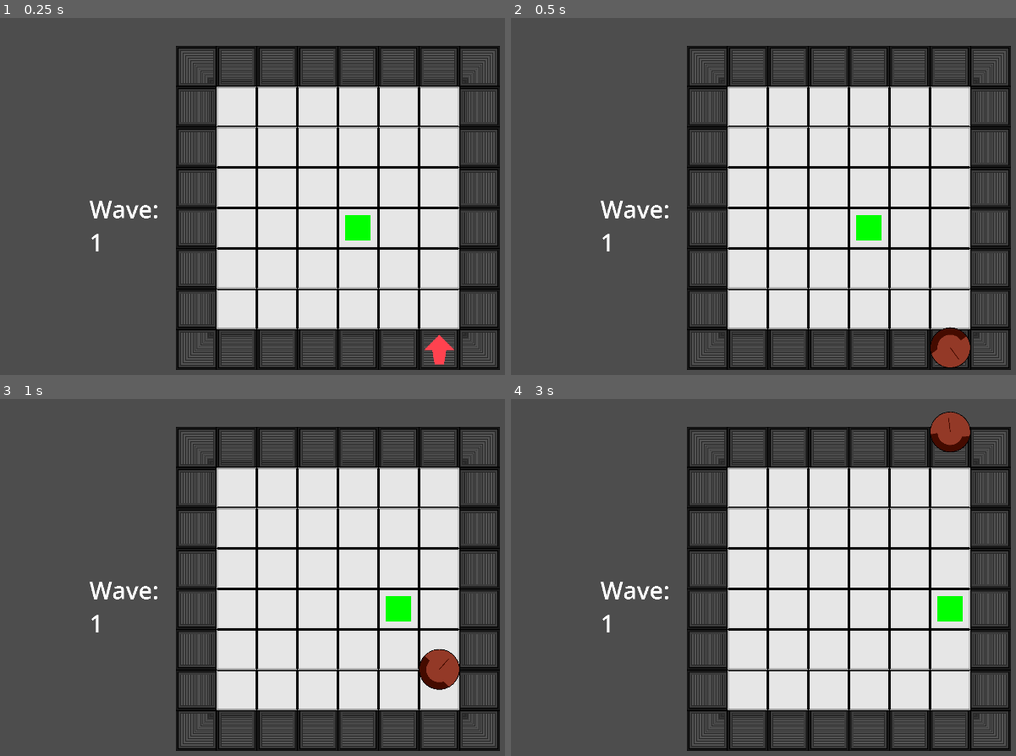
Above: before the commit, frames 1-4 (two rows, left to right).
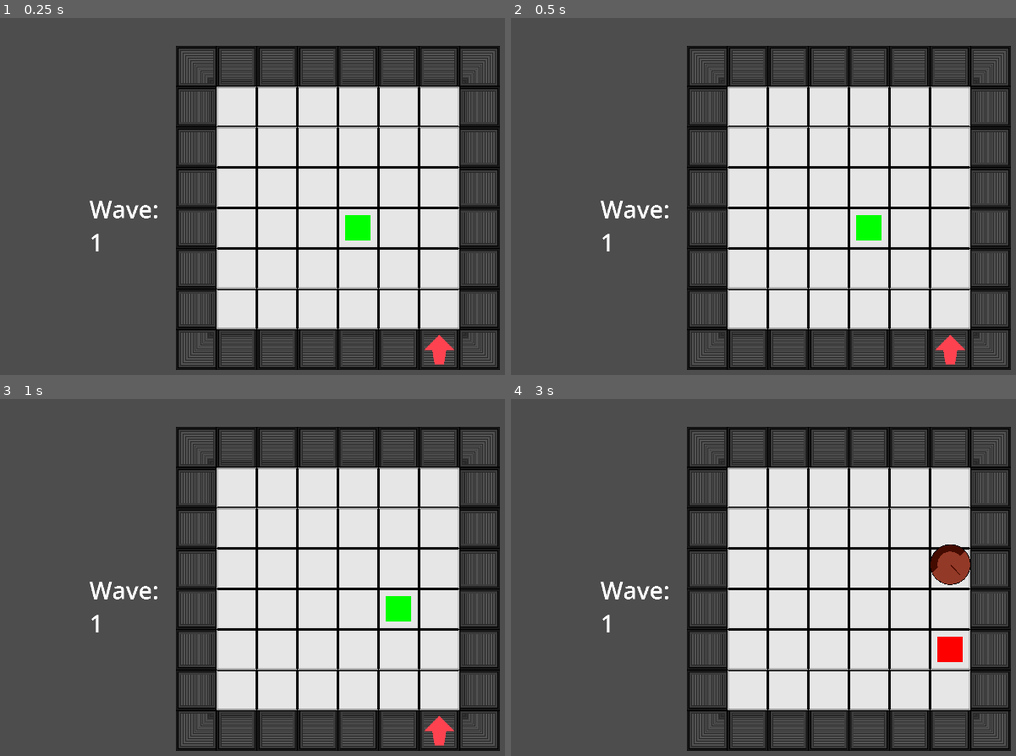
Above: after the commit, the same moments.

Repository: fantasticyeyplustiger/go-go-go
Game: Godot game, scene res://Levels/testing_level.tscn
The game is run twice, just before and just after one commit, with the same random seed, the same clock (stepped at 60 frames per second) and the same inputs. Sound files missing from this copy of the repository are replaced by a short silence.
Inputs:
- Up to frame 1 (0.25 s): no input
- Up to frame 2 (0.5 s): no input
- Up to frame 3 (1 s): hold D (right) from 0.53 s (still down)
- Up to frame 4 (3 s): release D (right) at 1.28 s; hold S (down) 1.28-2.03 s; hold D (right) 2.03-2.78 s; hold W (up) from 2.78 s (still down)

Frame 1 is identical in both runs. In frame 2, 0.7% of the frame differs, in the area x 83-91%, y 86-98%; in frame 3, 1.0%; in frame 4, 2.2%, in the area x 83-91%, y 3-74%.

Commit message:
small changes and documentation

Diff:
--- a/GoGoGo!/Levels/LevelScript.gd
+++ b/GoGoGo!/Levels/LevelScript.gd
@@ -22,22 +22,34 @@
 var spawn_left_or_right : Array[int] = [0, 0, 0, 0, 0, 0]
 var spawn_up_or_down : Array[int] = [0, 0, 0, 0, 0, 0]
 
-
+'''
+-- READY --
+- initializes some values
+'''
 func _ready():
-	bpm/=4
-	beatLength = (60/bpm)*1000
-	pass
-
+	bpm /= 4
+	beatLength = (60/bpm) * 1000
+
+'''
+-- PHYSICS PROCESS --
+- starts music, starts the wave, and attacks the player at a set BPM
+'''
 func _physics_process(_delta):
 	if start_music:
 		audio.play()
 		start_music = false
+
 	var songMilliseconds = audio.get_playback_position()*1000
-	if(songMilliseconds>nextBeat):
+
+	if(songMilliseconds > nextBeat):
 		print("beat triggered!")
-		nextBeat+=beatLength
+		nextBeat += beatLength
 		on_rhythm()
 
+'''
+-- UNHANDLED INPUT --
+- respawns the player when they press "R"
+'''
 func _unhandled_input(_event):
 	if Input.is_action_pressed("respawn"):
 		get_tree().reload_current_scene()
@@ -70,6 +82,11 @@
 	var attack_spots = randi_range(wave_spawn_booster, possible_attack_spots)
 	return attack_spots
 
+'''
+-- GET RANDOM NUMBER --
+- gets a random number within a range of two integers. doesn't actually need to be a function,
+just looks more readable than "randi()"
+'''
 func get_random_number(lower_bound : int, upper_bound : int):
 	var random_number = randi_range(lower_bound, upper_bound)
 	return random_number
@@ -114,13 +131,15 @@
 '''
 func attack():
 
-	var arrow_delay = beatLength/8000
+	# arrow delay represents how long an arrow will flash
+	var spawner_position
+	var arrow_delay = beatLength / 4000
 
 	if wave > 50:
-		arrow_delay = beatLength/8000
+		arrow_delay = beatLength / 8000
 
 	for i in spawn_left_or_right.size():
-		var spawner_position = str(i + 1)
+		spawner_position = str(i + 1)
 
 		match spawn_left_or_right[i]:
 			-1: # spawn an obstacle and roll it to the left
@@ -132,8 +151,10 @@
 				var right_spawner = get_node("RightSpawners/RightSpawner" + spawner_position)
 				right_spawner.flash_arrow(arrow_delay)
 
+	reset_attacks(spawn_left_or_right)
+
 	for i in spawn_up_or_down.size():
-		var spawner_position = str(i + 1)
+		spawner_position = str(i + 1)
 
 		match spawn_up_or_down[i]:
 			-1: # spawn an obstacle and roll it up
@@ -145,11 +166,15 @@
 				var down_spawner = get_node("DownSpawners/DownSpawner" + spawner_position)
 				down_spawner.flash_arrow(arrow_delay)
 
-
-
+	reset_attacks(spawn_up_or_down)
+
+
+'''
+-- RESET ATTACKS --
+- resets all the values inside the array to 0 (no obstacle)
+'''
 func reset_attacks(spawn_array):
 	for i in spawn_array:
-
 		spawn_array[i] = 0
 
 '''
@@ -172,7 +197,4 @@
 	get_attack()
 	attack()
 
-	reset_attacks(spawn_left_or_right)
-	reset_attacks(spawn_up_or_down)
-
 	wave += 1
